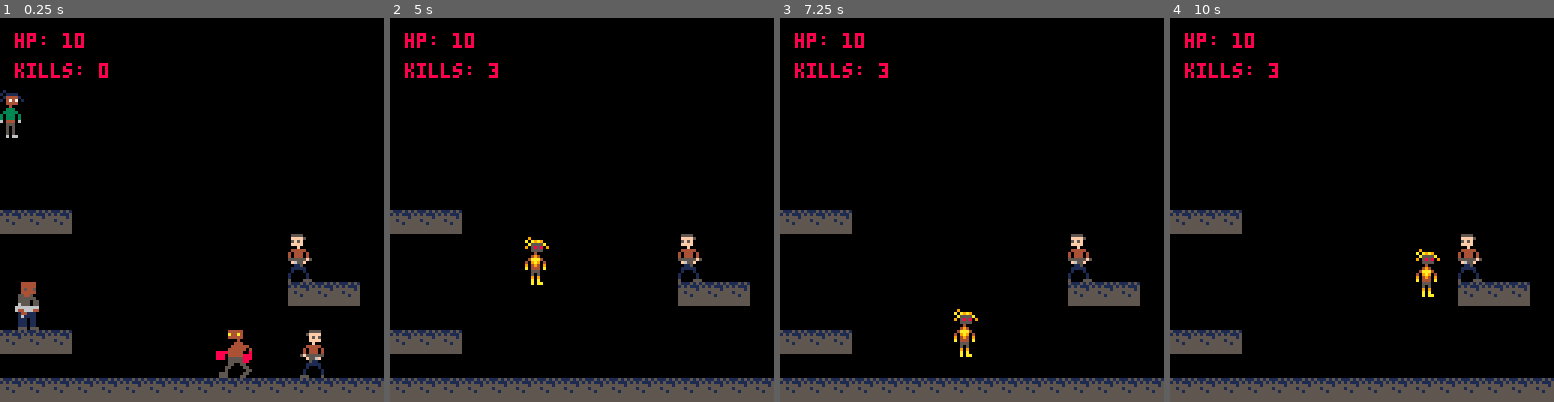
Above: before the commit, frames 1-4 (left to right).
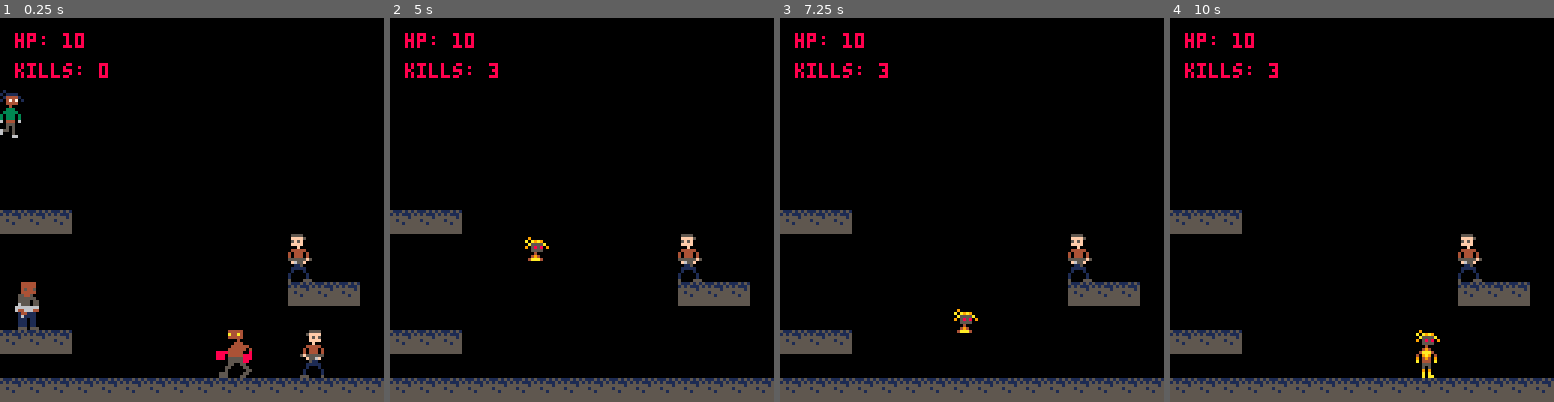
Above: after the commit, the same moments.

Repository: xMunchy/Mirror_Image
Game: PICO-8 cartridge prog.p8
The game is run twice, just before and just after one commit, with the same random seed, the same clock (stepped at 60 frames per second) and the same inputs.
Inputs:
- Up to frame 1 (0.25 s): no input
- Up to frame 2 (5 s): tap O (Z key) at 0.7, 1.7, 2.1, 2.5, 2.9, 3.3, 3.7, 4.1, 4.5, 4.9 s; hold Right 1.6-2.1 s; hold Up 2.15-2.42 s; hold Right 2.47-3.03 s; hold Left 3.08-3.58 s; hold Down 3.63-3.97 s; hold Right 4.02-4.68 s; hold Up from 4.73 s (still down)
- Up to frame 3 (7.25 s): release Up at 5.03 s; hold Left 5.08-5.68 s; tap O (Z key) every 0.4 s from 5.3 to 6.9 s; hold Down 5.73-6.03 s; hold Right 6.08-6.58 s; hold Right 6.63-7.13 s; hold Up from 7.18 s (still down)
- Up to frame 4 (10 s): tap O (Z key) every 0.4 s from 7.3 to 9.7 s; release Up at 7.45 s; hold Right 7.5-8.07 s; hold Left 8.12-8.62 s; hold Down 8.67-9 s; hold Right 9.05-9.72 s; hold Up from 9.77 s (still down)

The runs differ from the first frame. In frame 1, less than 0.1% of the frame differs, in the area x 0-3%, y 28-32%; in frame 2, 0.2%; in frame 3, 0.2%; in frame 4, 0.7%, in the area x 64-71%, y 60-94%.

Commit message:
impl jump sprite
using walking sprite as stand in

Diff:
--- a/prog.p8
+++ b/prog.p8
@@ -30,7 +30,7 @@
  player.is_jumping = false
  player.jump_tstart = 0
  player.jump_tprev = 0
- player.jump_h = 0 --height
+ player.jump_prog = 0 --height
   --[[
   which jump are you on?
   0 = not jumping
@@ -58,6 +58,11 @@
  player.crouchw = 8 --size by pixels
  player.crouchh = 8
  player.crouch_speed = 16
+ player.jump_s = 4 --sprite
+ player.jump_w = 1 --sprite size
+ player.jump_h = 2
+ player.jumpw = 8 --size by pixels
+ player.jumph = 16
  player.evil_stand_s = 32 --sprite
  player.evil_stand_w = 1 --sprite size
  player.evil_stand_h = 2
@@ -70,6 +75,11 @@
  player.evil_crouchw = 8
  player.evil_crouchh = 8
  player.evil_crouch_speed = 16
+ player.evil_jump_s = 32 --sprite
+ player.evil_jump_w = 1 --sprite size
+ player.evil_jump_h = 2
+ player.evil_jumpw = 8 --size by pixels
+ player.evil_jumph = 16
  player.can_triplej = false
  player.stun_dur = 1
  player.knock = 10 --knockback when touch enemy
@@ -146,13 +156,21 @@
 a double/triple?
 ]]
 function start_jump()
+ --change sprite
+ player.s = player.jump_s
+ player.s_h = player.jump_h
+ player.s_w = player.jump_w
+ player.sw = player.jumpw
+ player.sh = player.jumph
+ --start jump
  player.jump_tstart = time()
  player.jump_tprev = time()
  player.is_jumping = true
+ --choose jump height
  if player.njump==0 then
-  player.jump_h = player.jump1
+  player.jump_prog = player.jump1
  else
-  player.jump_h = player.jumpxtra
+  player.jump_prog = player.jumpxtra
  end
  player.y -= 1
  player.njump += 1
@@ -166,16 +184,16 @@
  local x2 = player.x+player.s_w*8-1
  if v_collide(x1,x2,player.y-1,0)
  then
-  player.jump_h = 0 --end jump
+  player.jump_prog = 0 --end jump
  end
  if dt > 0.005 and
-    player.jump_h > 0
+    player.jump_prog > 0
  then --do some jumping
   player.y -= 2
-  player.jump_h -= 1
+  player.jump_prog -= 1
   player.jump_tprev = time()
  end
- if(player.jump_h==0) player.is_jumping = false
+ if(player.jump_prog==0) player.is_jumping = false
 end
 
 --[[
@@ -200,6 +218,11 @@
   player.crouch_h = player.evil_crouch_h
   player.crouch_w = player.evil_crouch_w
   player.crouch_speed = player.evil_crouch_speed
+  player.jump_s = player.evil_jump_s
+  player.jump_h = player.evil_jump_w
+  player.jump_w = player.evil_jump_h
+  player.jumph = player.evil_jumph
+  player.jumpw = player.evil_jumpw
  end
 end
 
@@ -540,11 +563,19 @@
   player.is_crouching = false
   player.y += player.h-player.standh
   player.x += player.w-player.standw
-  player.s = player.stand_s
-  player.s_h = player.stand_h
-  player.s_w = player.stand_w
-  player.w = player.standw
-  player.h = player.standh
+  if not v_collide(x1,x2,y2) then
+   player.s = player.jump_s
+   player.s_h = player.jump_h
+   player.s_w = player.jump_w
+   player.sw = player.jumpw
+   player.sh = player.jumph
+  else
+   player.s = player.stand_s
+   player.s_h = player.stand_h
+   player.s_w = player.stand_w
+   player.w = player.standw
+   player.h = player.standh
+  end
   player.speed = player.stand_speed
  end
  if btnp(4) and
